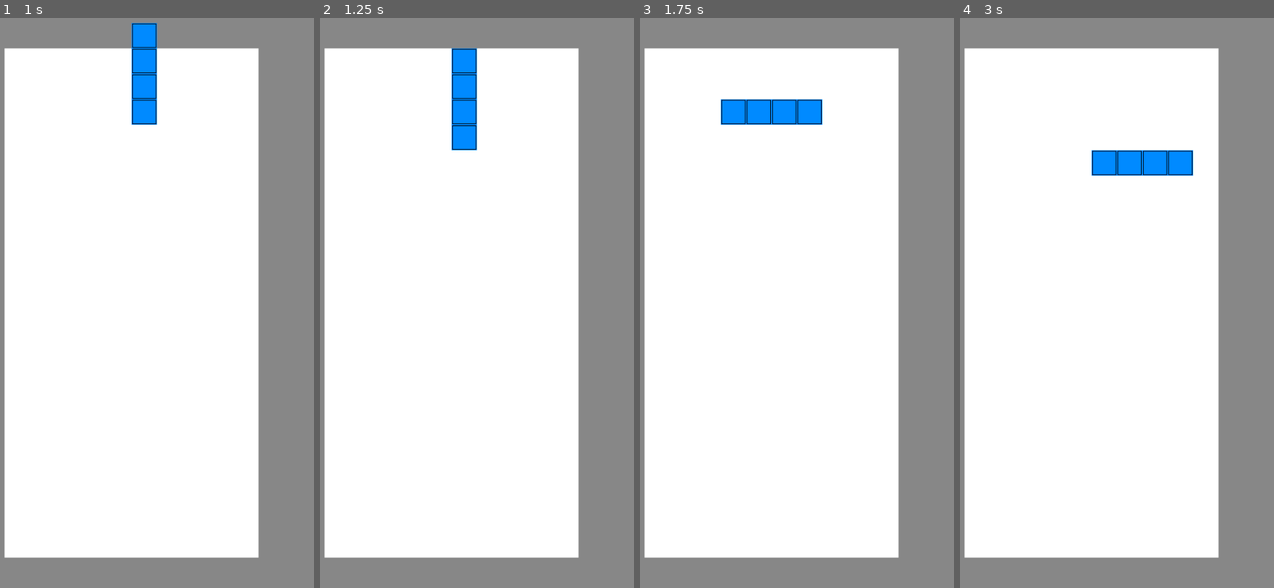
Above: before the commit, frames 1-4 (left to right).
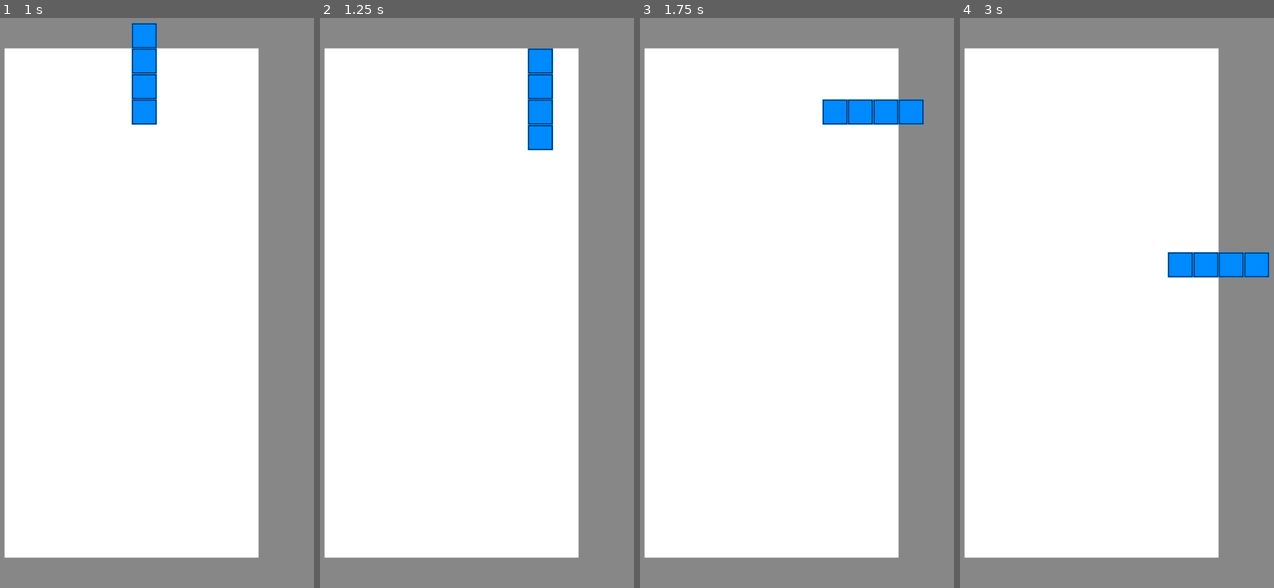
Above: after the commit, the same moments.

Repository: xinaxi/tetris
Game: Godot game, scene res://scenes/main.tscn
Two runs of this game, one before a commit and one after it. Both use one fixed random seed, a clock stepped at 60 frames per second and the inputs below.
Inputs:
- Up to frame 1 (1 s): tap Enter (restart) at 0.5 s; hold Right (right) from 0.53 s (still down); hold Up (rotate) from 0.53 s (still down)
- Up to frame 2 (1.25 s): keep holding Right (right); keep holding Up (rotate)
- Up to frame 3 (1.75 s): release Right (right) at 1.28 s; release Up (rotate) at 1.28 s; hold Down (down) from 1.28 s (still down); tap Up (rotate) at 1.35 s
- Up to frame 4 (3 s): release Down (down) at 2.03 s; hold Up (rotate) 2.03-2.78 s; hold Right (right) from 2.03 s (still down); tap Up (rotate) at 2.85 s

Frame 1 is identical in both runs. In frame 2, 2.9% of the frame differs, in the area x 41-75%, y 5-24%; in frame 3, 2.9%; in frame 4, 3.0%, in the area x 41-99%, y 23-46%.

Commit message:
continuous movement

Diff:
--- a/scripts/piece.gd
+++ b/scripts/piece.gd
@@ -19,6 +19,13 @@
 var type: int
 var color: String
 static var size = 40
+
+#variables to control movement
+#if the player presses a key for a long, we should move the piece continuously
+#(with an initial delay though)
+var wait = 0.08
+var delay = -0.4
+var elapsed = delay
 
 #edges in global coordinates
 #x is left edge and y is right
@@ -42,19 +49,36 @@
 	down += get_parent().get_size().y
 
 func _input(event):
-	if event.is_action_pressed("rotate"):
-		rotate_piece()
 	if event.is_action_pressed("left"):
 		if is_there_left():
 			position.x -= size
+			elapsed = delay
 	if event.is_action_pressed("right"):
 		if is_there_right():
 			position.x += size
+			elapsed = delay
 	if event.is_action_pressed("down"):
 		move()
+		elapsed = delay
+	if event.is_action_pressed("rotate"):
+		rotate_piece()
 	if event.is_action_pressed("fast_down"):
 		while(is_there_down()):
 			move()
+
+func _process(delta):
+	elapsed += delta
+	if elapsed < wait:
+		return
+	elapsed = 0
+	if Input.is_action_pressed("left"):
+		if is_there_left():
+			position.x -= size
+	if Input.is_action_pressed("right"):
+		if is_there_right():
+			position.x += size
+	if Input.is_action_pressed("down"):
+		move()
 
 #reset rotation after every round so roundoff is not accumulated
 func rotate_piece():
